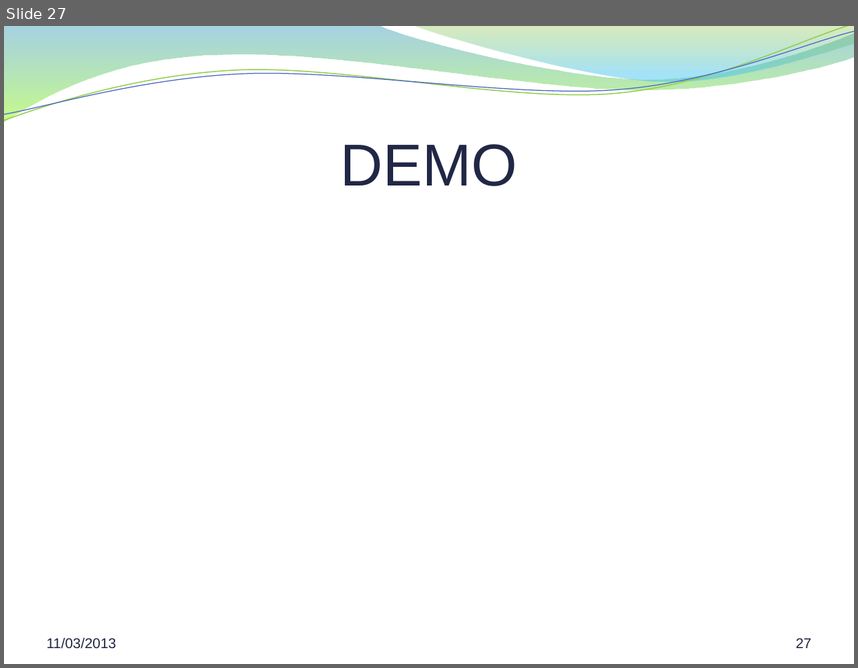
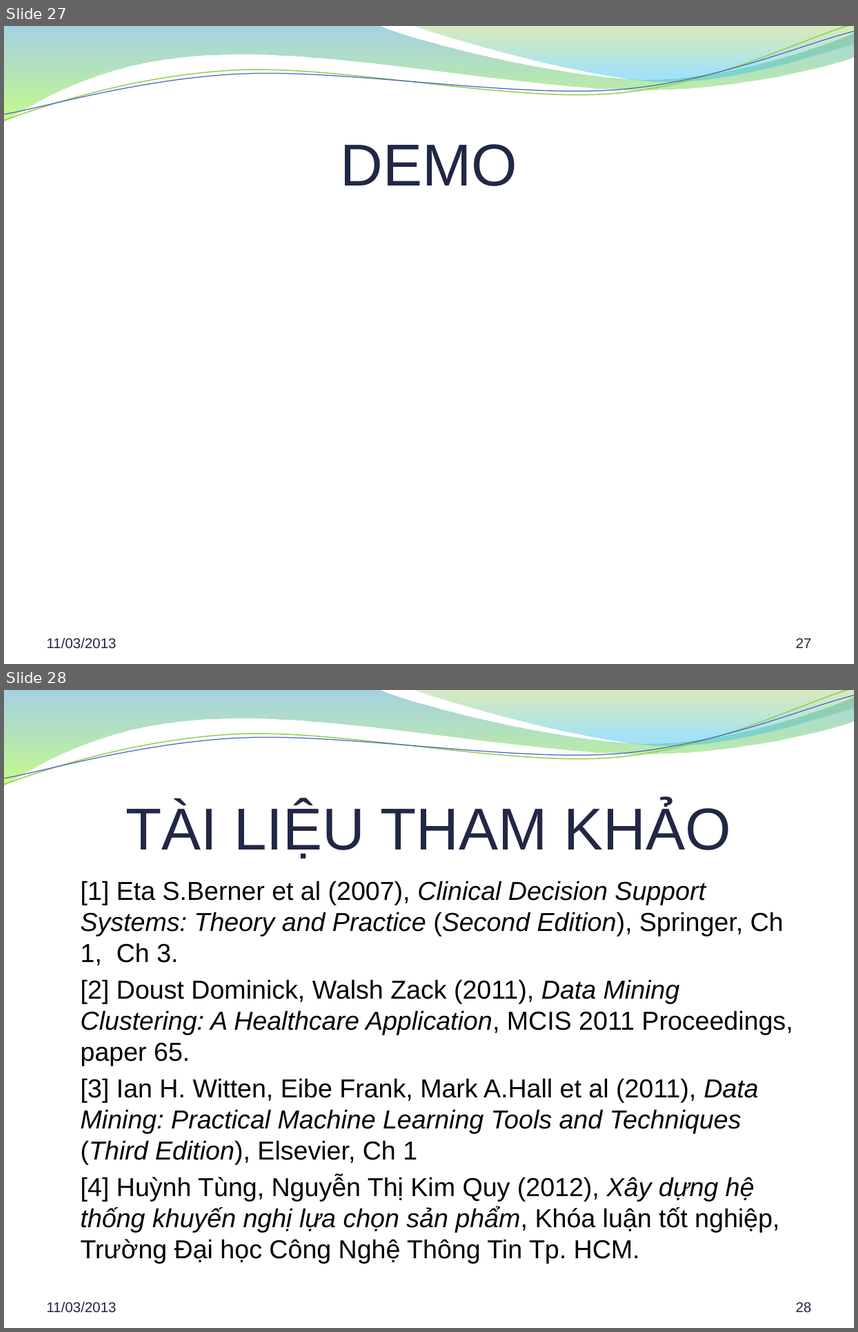
Before and after one commit to hung94it/benhvien, a slide deck: Diabetes/Documents/Report/Bao cao khoa luan.pptx. Shown one above the other, each under a label of ours: slide 27 before the commit, slides 27 and 28 after it. The pictures are 858x668 and 858x1332 pixels, drawn with LibreOffice and Linux fonts; fonts in the diff are those of the drawing; background and template pictures are left out. Boxes give left, top, right and bottom in pixels: in the first picture for what was removed or moved away, otherwise in the second. Text is boxed around its words. In the diff, an @@ line names an element or a change of style, - is before the commit and + after.

```diff
--- a/Diabetes/Documents/Report/Bao cao khoa luan.pptx
+++ b/Diabetes/Documents/Report/Bao cao khoa luan.pptx
@@ slide 28 added at (x1=4, y1=690, x2=854, y2=1328), background picture (left out); not listed: 4 template elements that a slide beside it also shows @@
@@ title added at (x1=126, y1=802, x2=731, y2=858), 50 pt, text #212745 @@
+TÀI LIỆU THAM KHẢO
@@ text added at (x1=81, y1=880, x2=793, y2=1263), 22 pt, text #000000 @@
+[1] Eta S.Berner et al (2007), Clinical Decision Support Systems: Theory and Practice (Second Edition), Springer, Ch 1, Ch 3.
+[2] Doust Dominick, Walsh Zack (2011), Data Mining Clustering: A Healthcare Application, MCIS 2011 Proceedings, paper 65.
+[3] Ian H. Witten, Eibe Frank, Mark A.Hall et al (2011), Data Mining: Practical Machine Learning Tools and Techniques (Third Edition), Elsevier, Ch 1
+[4] Huỳnh Tùng, Nguyễn Thị Kim Quy (2012), Xây dựng hệ thống khuyến nghị lựa chọn sản phẩm, Khóa luận tốt nghiệp, Trường Đại học Công Nghệ Thông Tin Tp. HCM.
@@ text added at (x1=47, y1=1301, x2=116, y2=1312), 12 pt, text #202542 @@
+11/03/2013
@@ page number added at (x1=796, y1=1301, x2=812, y2=1312), 12 pt, text #202542 @@
+28
```
Also in this commit, not shown: 11 slides changed, 1 other slide added, 1 other file.
